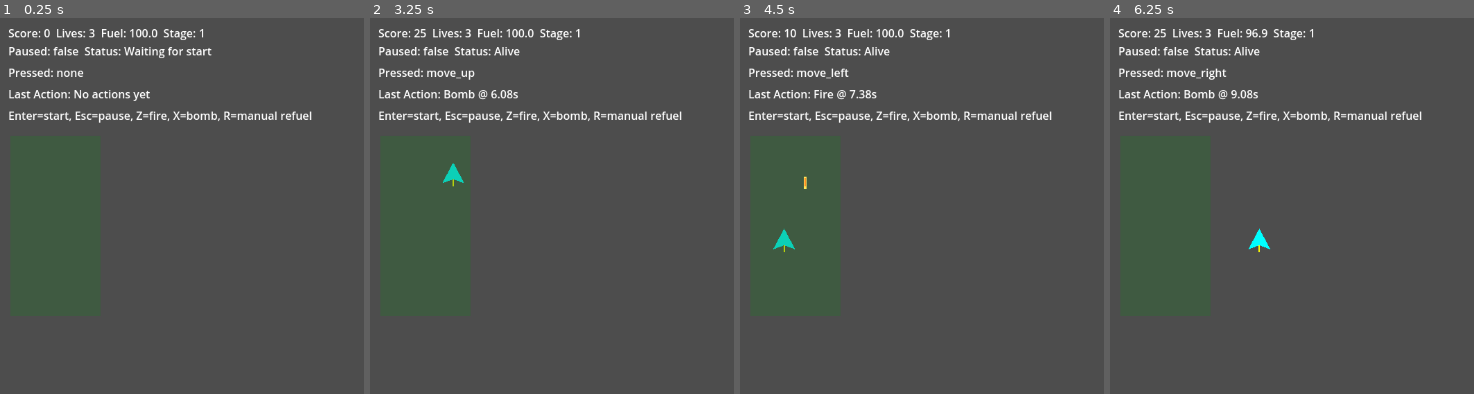
Above: before the commit, frames 1-4 (left to right).
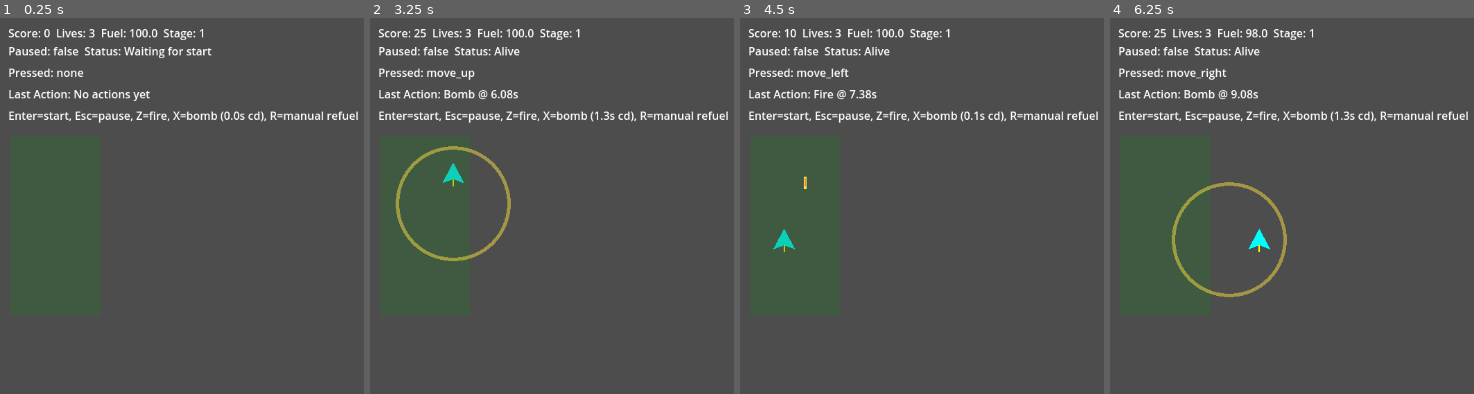
Above: after the commit, the same moments.

Repository: cbremer/starkiller-space-game
Game: Godot game, scene res://scenes/Main.tscn
The game is run twice, just before and just after one commit, with the same random seed, the same clock (stepped at 60 frames per second) and the same inputs.
Inputs:
- Up to frame 1 (0.25 s): no input
- Up to frame 2 (3.25 s): tap Enter (start) at 0.5, 2.3, 2.85 s; hold Right (move_right) 0.53-1.28 s; tap X (bomb) at 0.6, 3.05 s; tap Z (fire) at 0.8, 1.35 s; hold Down (move_down) 1.28-2.03 s; tap R (refuel) at 1.55 s; hold Right (move_right) 2.03-2.78 s; hold R (refuel) 2.03-2.78 s; hold Up (move_up) from 2.78 s (still down)
- Up to frame 3 (4.5 s): release Up (move_up) at 3.53 s; hold Left (move_left) from 3.53 s (still down); tap X (bomb) at 3.6 s; tap Z (fire) at 3.8, 4.35 s; tap Enter (start) at 4.25 s
- Up to frame 4 (6.25 s): tap R (refuel) at 4.55 s; tap Enter (start) at 5, 5.3, 5.85 s; release Left (move_left) at 5.03 s; hold Down (move_down) 5.03-5.78 s; hold R (refuel) 5.03-5.78 s; hold Right (move_right) from 5.78 s (still down); tap X (bomb) at 6.05 s

The runs differ from the first frame. In frame 1, 0.5% of the frame differs, in the area x 59-99%, y 24-28%; in frame 2, 1.5%; in frame 3, 0.5%; in frame 4, 1.5%, in the area x 17-99%, y 2-75%.

Commit message:
Add visible bomb blast with cooldown

Diff:
--- /dev/null
+++ b/scripts/bomb_blast.gd
@@ -0,0 +1,29 @@
+extends Node2D
+class_name BombBlast
+
+@export var lifetime := 0.35
+@export var max_radius := 160.0
+@export var line_width := 5.0
+
+var _age := 0.0
+
+func _process(delta: float) -> void:
+	_age += delta
+	if _age >= lifetime:
+		queue_free()
+		return
+	queue_redraw()
+
+func _draw() -> void:
+	var t := clampf(_age / lifetime, 0.0, 1.0)
+	var radius := lerpf(8.0, max_radius, t)
+	var alpha := 1.0 - t
+	draw_arc(
+		Vector2.ZERO,
+		radius,
+		0.0,
+		TAU,
+		72,
+		Color(0.95, 0.85, 0.25, alpha),
+		line_width
+	)
--- a/scripts/main.gd
+++ b/scripts/main.gd
@@ -4,7 +4,9 @@
 const REFUEL_PER_SECOND := 38.0
 const REFUEL_RECT := Rect2(Vector2(15, 170), Vector2(130, 260))
 const BOLT_SPAWN_OFFSET := Vector2(0, -20)
+const BOMB_COOLDOWN := 1.5
 const LASER_BOLT_SCRIPT := preload("res://scripts/laser_bolt.gd")
+const BOMB_BLAST_SCRIPT := preload("res://scripts/bomb_blast.gd")
 
 @onready var player: PlayerShip = $PlayerShip
 @onready var state_label: Label = $CanvasLayer/HUD/StateLabel
@@ -14,6 +16,7 @@
 
 var game_state := GameState.new()
 var last_action_text := "No actions yet"
+var bomb_cooldown_remaining := 0.0
 
 func _ready() -> void:
 	game_state.changed.connect(_update_hud)
@@ -23,6 +26,9 @@
 	info_label.text = "Enter=start, Esc=pause, Z=fire, X=bomb, R=manual refuel"
 
 func _process(delta: float) -> void:
+	bomb_cooldown_remaining = maxf(0.0, bomb_cooldown_remaining - delta)
+	_update_info_label()
+
 	if Input.is_action_just_pressed("start"):
 		game_state.start_run()
 		player.position = Vector2(120, 320)
@@ -36,8 +42,7 @@
 			game_state.add_score(10)
 			_spawn_bolt()
 		if Input.is_action_just_pressed("bomb"):
-			game_state.register_action("Bomb")
-			game_state.add_score(25)
+			_try_trigger_bomb()
 
 		game_state.drain_fuel(FUEL_DRAIN_PER_SECOND * delta)
 
@@ -61,6 +66,19 @@
 	bolt.position = player.position + BOLT_SPAWN_OFFSET
 	add_child(bolt)
 
+func _try_trigger_bomb() -> void:
+	if bomb_cooldown_remaining > 0.0:
+		last_action_text = "Bomb cooldown: %.1fs" % bomb_cooldown_remaining
+		action_label.text = "Last Action: %s" % last_action_text
+		return
+	game_state.register_action("Bomb")
+	game_state.add_score(25)
+	game_state.add_fuel(12.0)
+	bomb_cooldown_remaining = BOMB_COOLDOWN
+	var blast := BOMB_BLAST_SCRIPT.new()
+	blast.position = player.position
+	add_child(blast)
+
 func _on_respawned() -> void:
 	player.position = Vector2(120, 320)
 	last_action_text = "Respawned"
@@ -75,6 +93,10 @@
 		game_state.status_text()
 	]
 	action_label.text = "Last Action: %s" % last_action_text
+	_update_info_label()
+
+func _update_info_label() -> void:
+	info_label.text = "Enter=start, Esc=pause, Z=fire, X=bomb (%.1fs cd), R=manual refuel" % bomb_cooldown_remaining
 
 func _update_input_debug() -> void:
 	var pressed_actions: Array[String] = []
